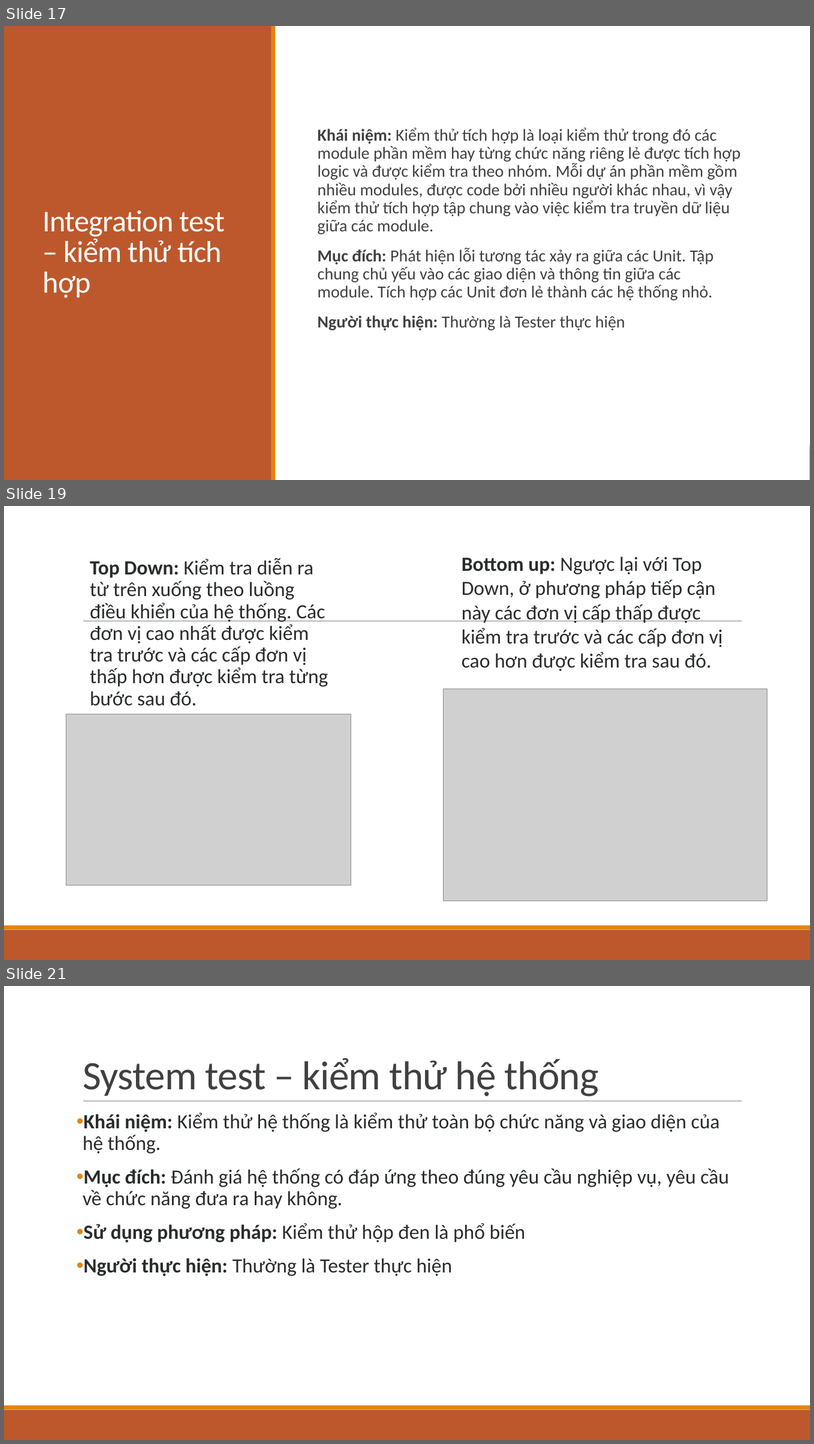
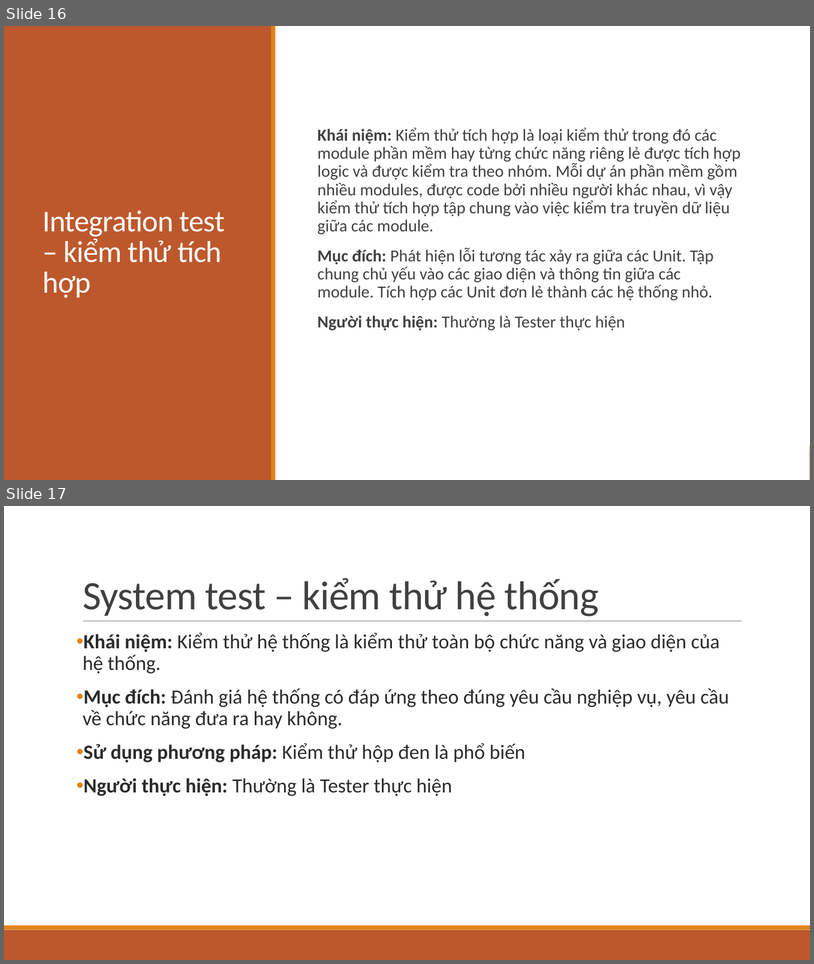
Before and after one commit to LongPML/CS112.L21.KHCL, a slide deck: Project_Unit_Test/Program_Testing.pptx. Shown one above the other, each under a label of ours: slides 17, 19 and 21 before the commit, slides 16 and 17 after it; the slides between them are not shown. The pictures are 814x1444 and 814x964 pixels, drawn with LibreOffice and Linux fonts; fonts in the diff are those of the drawing; grey boxes stand for pictures. Boxes give left, top, right and bottom in pixels: in the first picture for what was removed or moved away, otherwise in the second. Text is boxed around its words. In the diff, an @@ line names an element or a change of style, - is before the commit and + after.

```diff
--- a/Project_Unit_Test/Program_Testing.pptx
+++ b/Project_Unit_Test/Program_Testing.pptx
@@ slide 19 removed at box(4, 506, 810, 960), background #FFFFFF; not listed: 3 template elements that a slide beside it also shows @@
@@ text removed at box(90, 558, 329, 706) @@
-  Top Down: Kiểm tra diễn ra từ trên xuống theo luồng điều khiển của hệ thống. Các đơn vị cao nhất được kiểm tra trước và các cấp đơn vị thấp hơn được kiểm tra từng bước sau đó.
@@ text removed at box(462, 556, 723, 671) @@
-Bottom up: Ngược lại với Top Down, ở phương pháp tiếp cận này các đơn vị cấp thấp được kiểm tra trước và các cấp đơn vị cao hơn được kiểm tra sau đó.
@@ picture removed at box(443, 688, 767, 900) @@
@@ picture removed at box(66, 714, 351, 885) @@
@@ what was slide 17 is now slide 16 @@
@@ what was slide 21 is now slide 17 @@
```
Also in this commit, not shown: 2 slides changed, 1 slide added, 4 other slides removed, 3 other files.
